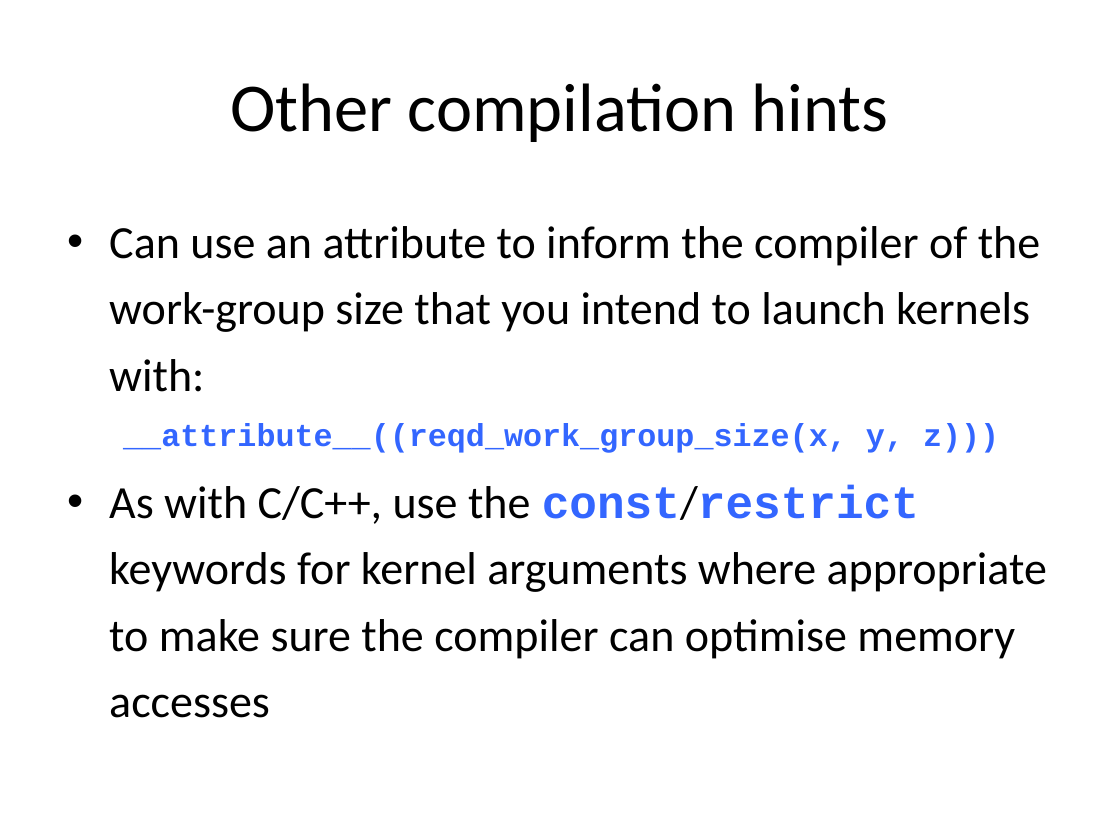
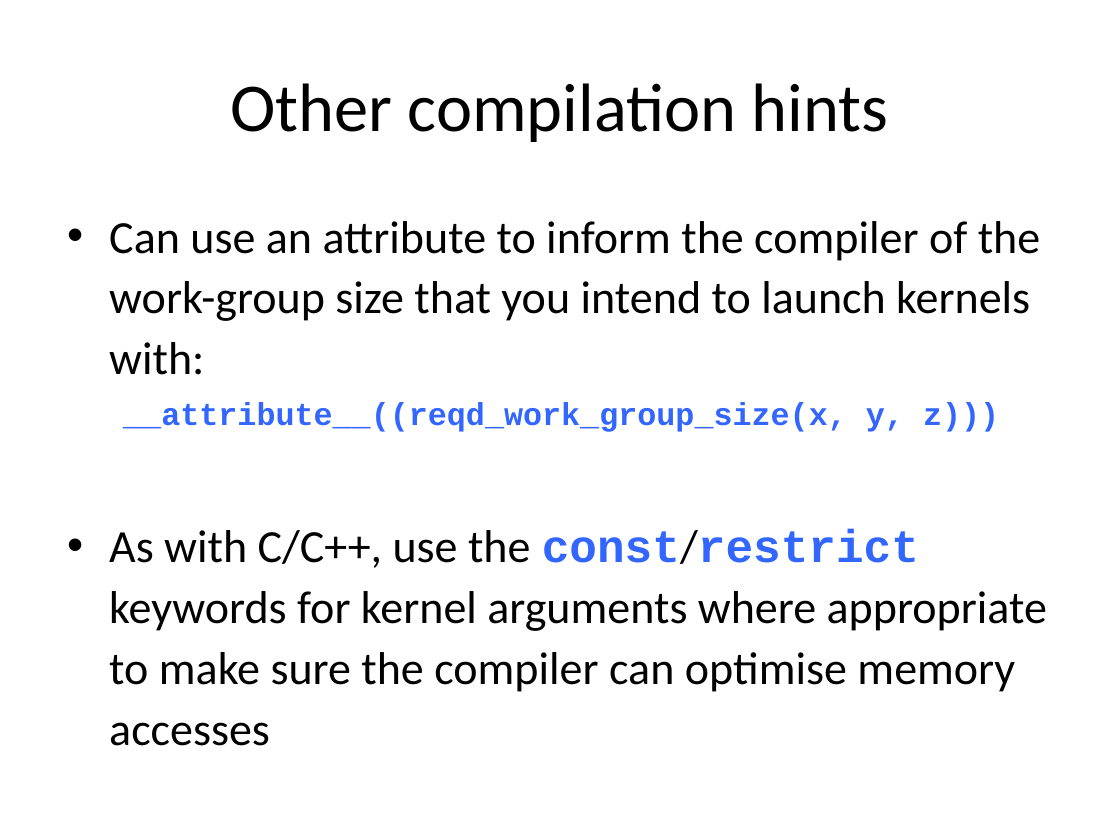
Before and after one commit to UoB-HPC/opencl-training-code, a slide deck: slide 19 of slides/advanced_part2.pptx. Drawn at 1120x840 pixels with LibreOffice and Linux fonts; fonts in the diff are those of the drawing. Boxes give left, top, right and bottom in pixels: in the first picture for what was removed or moved away, otherwise in the second. Text is boxed around its words. In the diff, an @@ line names an element or a change of style, - is before the commit and + after.

Commit message:
Minor tweaks

```diff
--- a/slides/advanced_part2.pptx
+++ b/slides/advanced_part2.pptx
@@ text "Can use an attribute to ..." at (109, 221, 1047, 746): line spacing 1.2 to 1.1 @@
```
